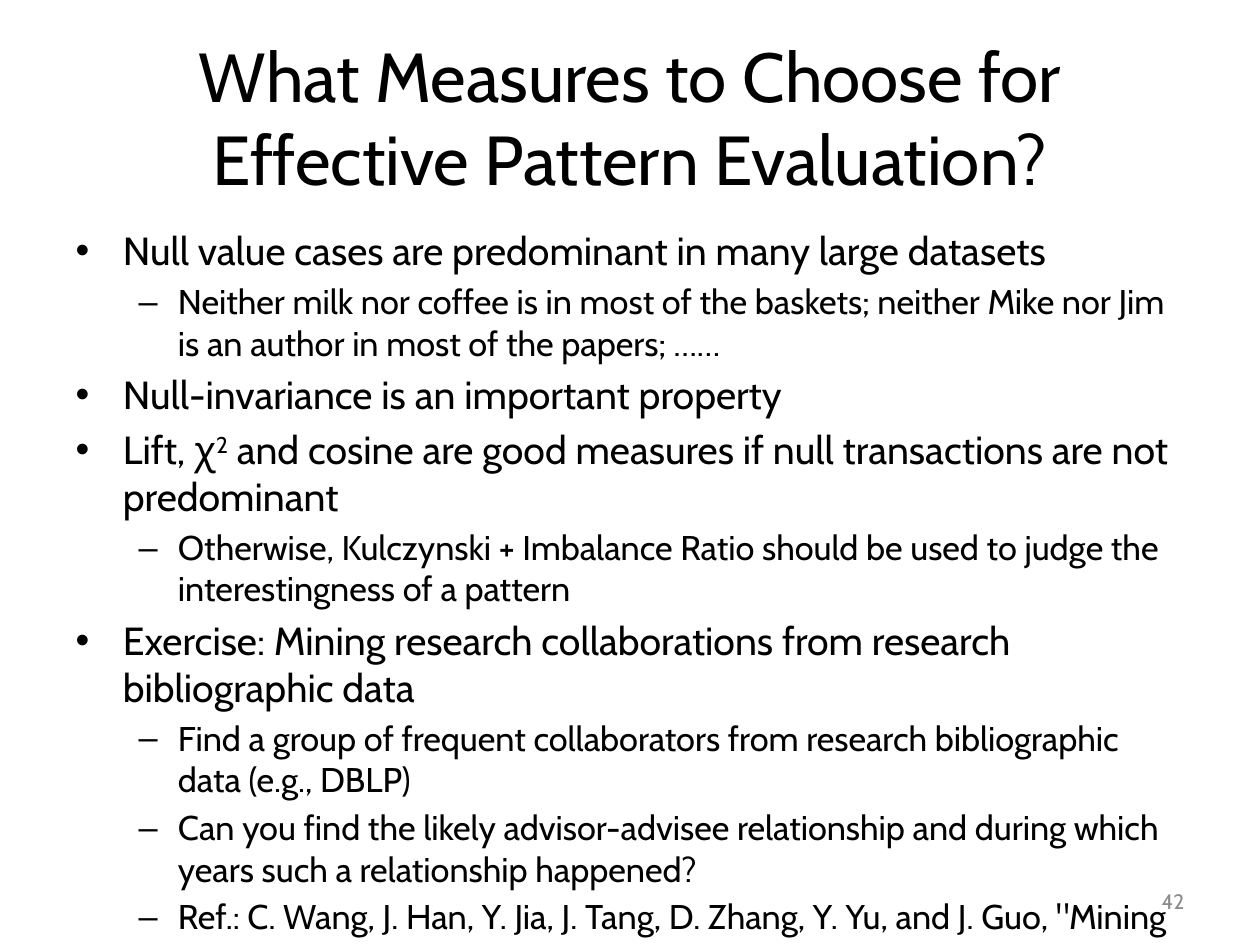
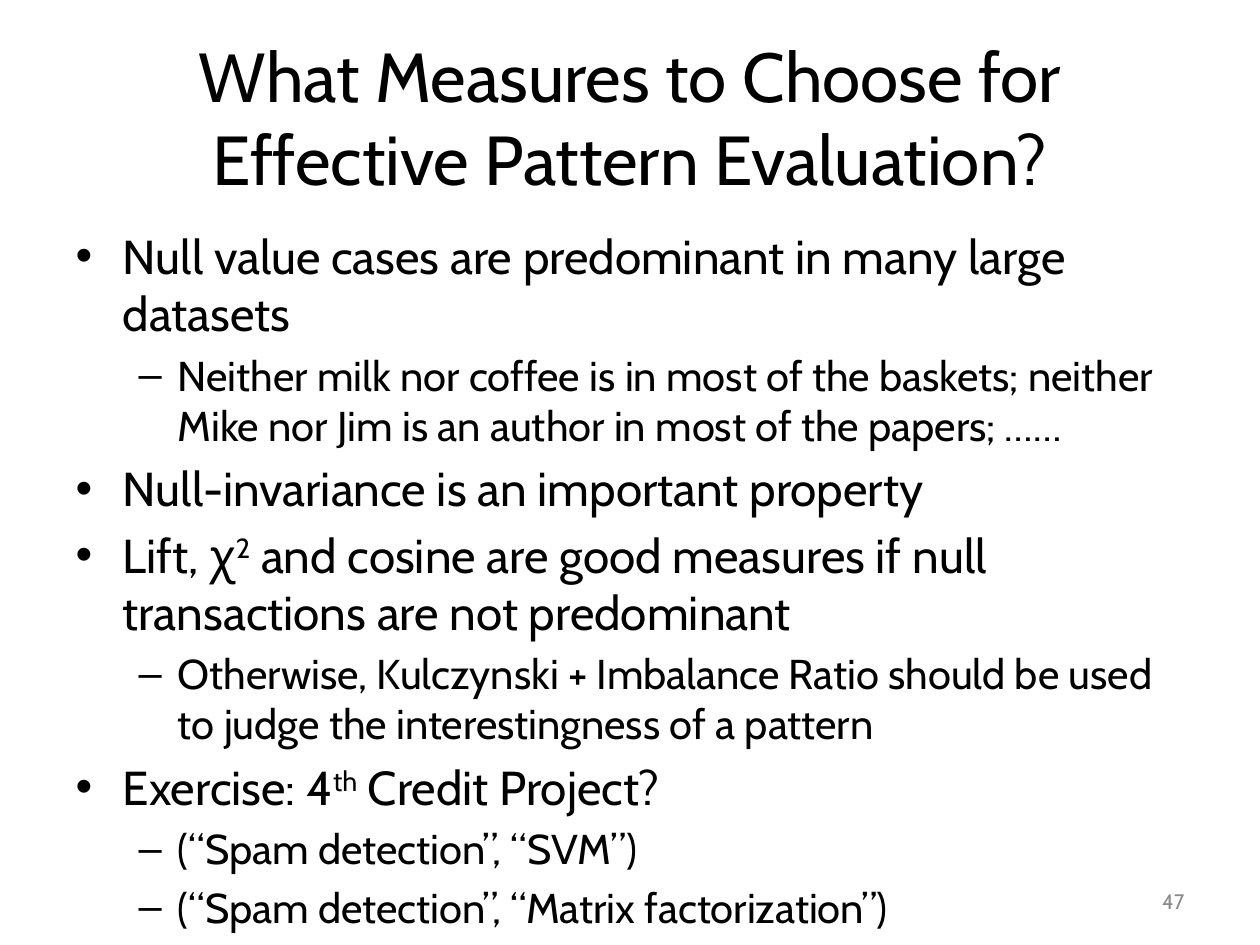
Before and after one commit to mjiang89/mjiang89.github.io, a slide deck: slide 47 of teaching/CS412Summer17-Chapter6.pptx (slide 42 before the commit). Drawn at 1260x945 pixels with LibreOffice and Linux fonts; fonts in the diff are those of the drawing. Boxes give left, top, right and bottom in pixels: in the first picture for what was removed or moved away, otherwise in the second. Text is boxed around its words. In the diff, an @@ line names an element or a change of style, - is before the commit and + after.

```diff
--- a/teaching/CS412Summer17-Chapter6.pptx
+++ b/teaching/CS412Summer17-Chapter6.pptx
@@ text at (123,238,1153,750): size 22.4 to 27.2 pt in "Null value cases are predominant in many ...", "Null-invariance is an important property", "Lift, χ2 and cosine are good measures ..."; size 19.6 to 23.8 pt in "Neither milk nor coffee is in most ...", "Otherwise, Kulczynski + Imbalance Ratio should be ..." @@
@@ text at (123,769,888,933): text changed; size 19.6 to 23.8 pt @@
-• Exercise: Mining research collaborations from research bibliographic data
-  – Find a group of frequent collaborators from research bibliographic data (e.g., DBLP)
-  – Can you find the likely advisor-advisee relationship and during which years such a relationship happened?
-  – Ref.: C. Wang, J. Han, Y. Jia, J. Tang, D. Zhang, Y. Yu, and J. Guo, "Mining Advisor-Advisee Relationships from Research Publication Networks", KDD'10
+• Exercise: 4th Credit Project?
+  – (“Spam detection”, “SVM”)
+  – (“Spam detection”, “Matrix factorization”)
+  – (“Link prediction”, “SVM”)
+  – (“Link prediction”, “Matrix factorization”)
@@ page number at (1162,894,1184,909): text changed @@
-42
+47
```
Also in this commit, not shown: 16 other slides changed, 6 slides added, 1 slide removed, 2 other files.
